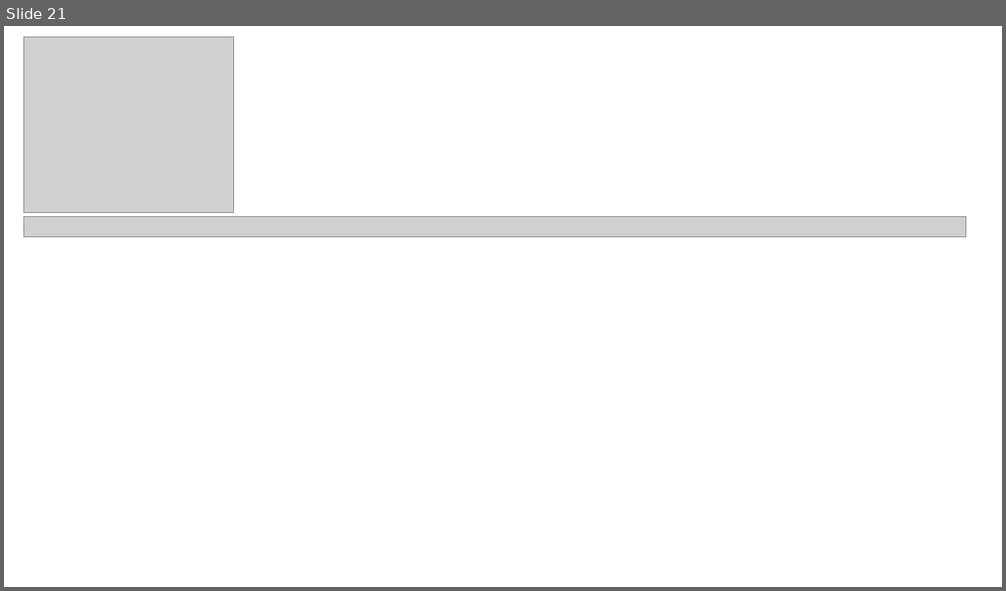
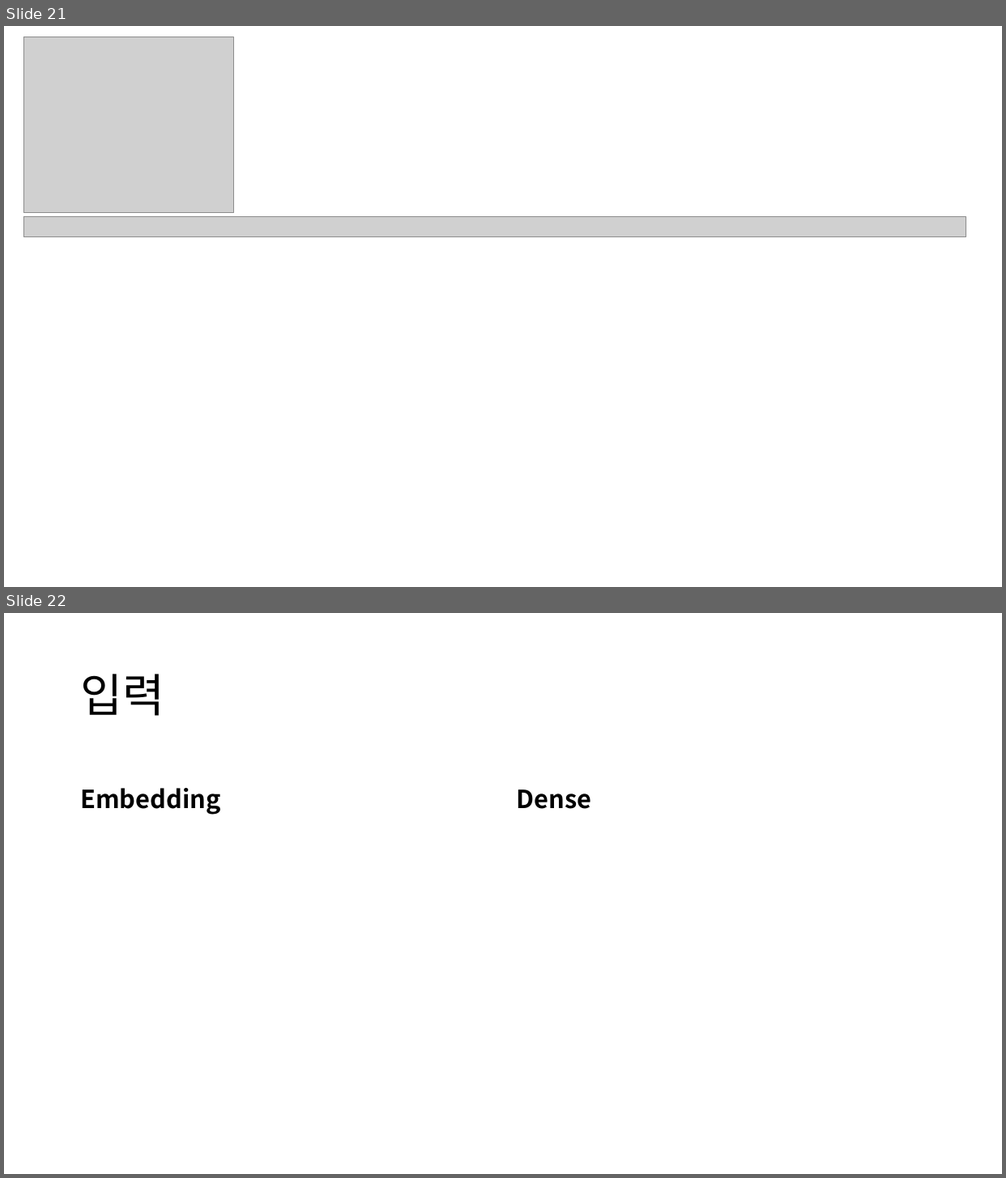
Before and after one commit to 201411094/tensorflowStudy, a slide deck: TensorFlow Beginner 공부.pptx. Shown one above the other, each under a label of ours: slide 21 before the commit, slides 21 and 22 after it. The pictures are 1006x591 and 1006x1178 pixels, drawn with LibreOffice and Linux fonts; fonts in the diff are those of the drawing; grey boxes stand for pictures. Boxes give left, top, right and bottom in pixels: in the first picture for what was removed or moved away, otherwise in the second. Text is boxed around its words. In the diff, an @@ line names an element or a change of style, - is before the commit and + after.

```diff
--- a/TensorFlow Beginner 공부.pptx
+++ b/TensorFlow Beginner 공부.pptx
@@ slide 22 added at bbox=[4, 613, 1002, 1174], background #FFFFFF @@
@@ title added at bbox=[80, 674, 164, 716], 44 pt, text #000000 @@
+입력
@@ text added at bbox=[80, 788, 221, 815], 24 pt, text #000000, bold @@
+Embedding
@@ text added at bbox=[517, 790, 592, 809], 24 pt, text #000000, bold @@
+Dense
```
Also in this commit, not shown: 1 other file.
